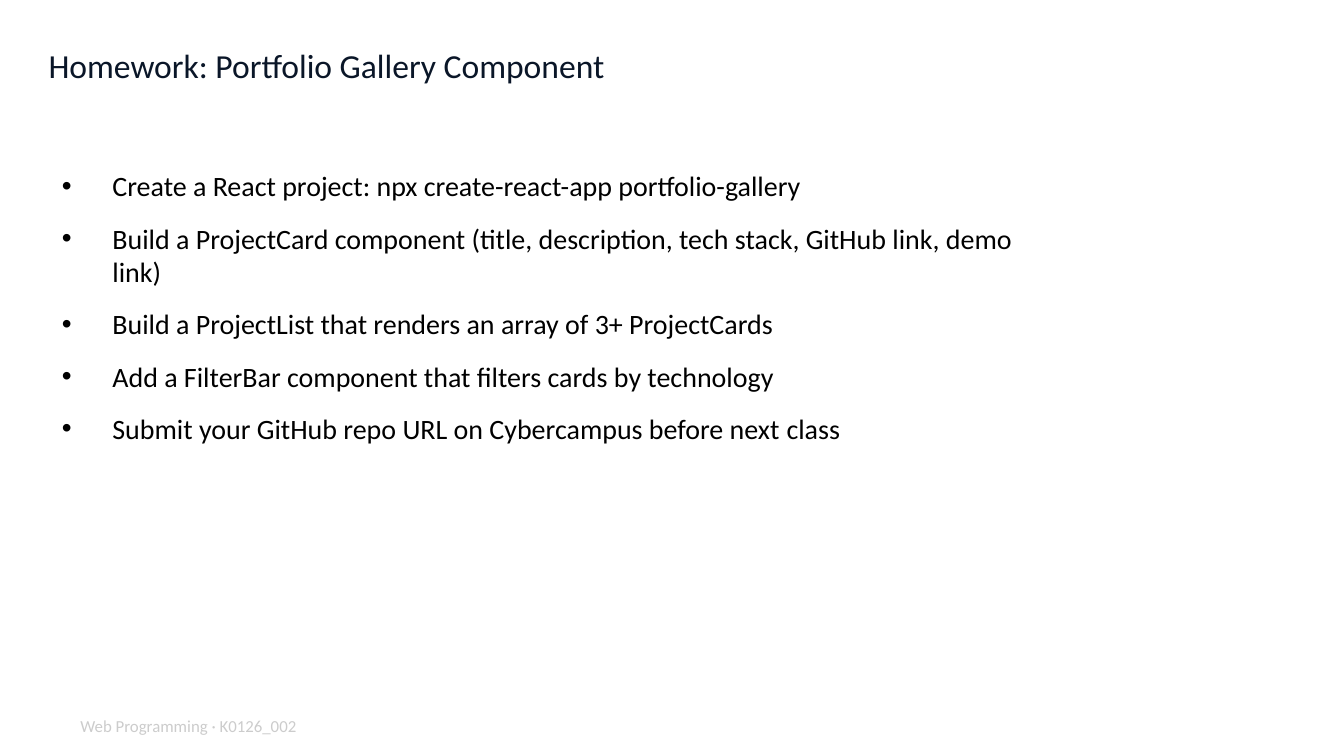
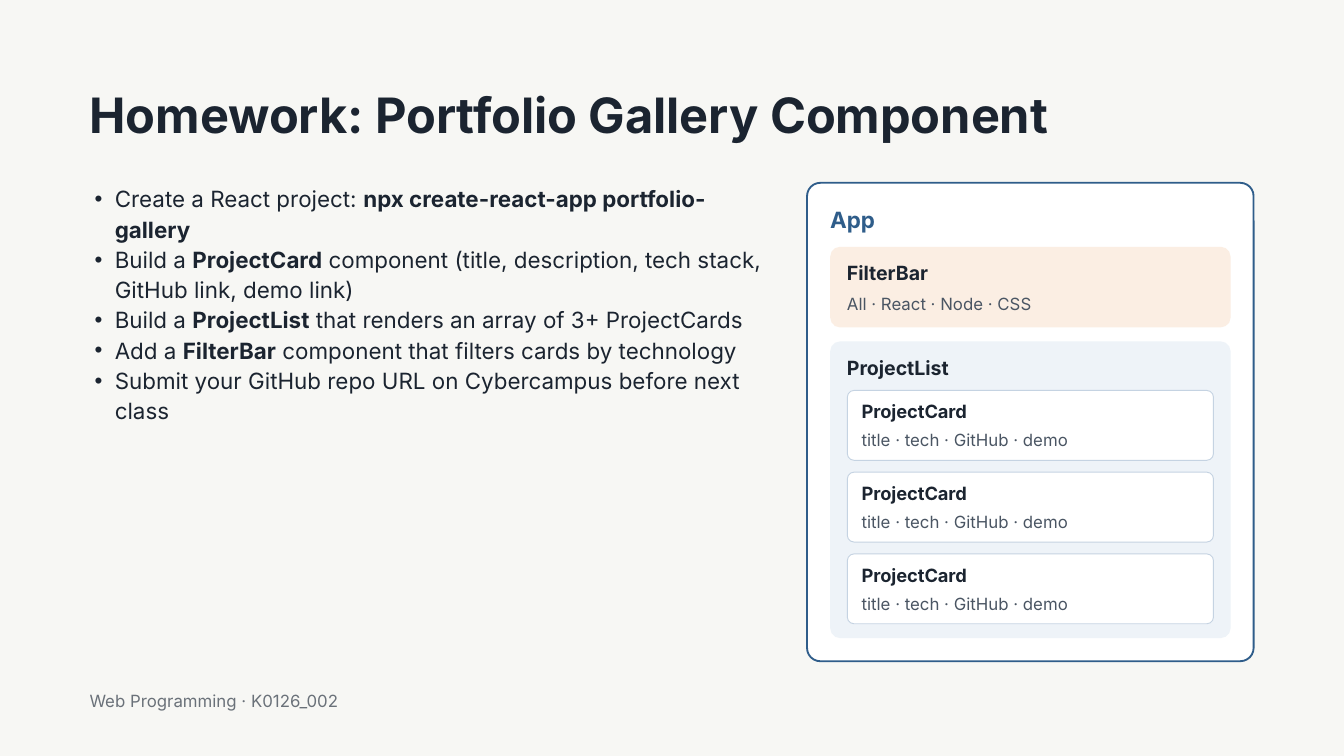
Before and after one commit to muxiddin19/WebPro, a slide deck: slide 20 of week10/WebPro_Week11_Fri_ReactProps_v1.pptx. Drawn at 1344x756 pixels with LibreOffice and Linux fonts; fonts in the diff are those of the drawing. Boxes give left, top, right and bottom in pixels: in the first picture for what was removed or moved away, otherwise in the second. Text is boxed around its words. In the diff, an @@ line names an element or a change of style, - is before the commit and + after.

```diff
--- a/week10/WebPro_Week11_Fri_ReactProps_v1.pptx
+++ b/week10/WebPro_Week11_Fri_ReactProps_v1.pptx
@@ background #FFFFFF to #F7F7F4 @@
@@ title "Homework: Portfolio Gallery Component": place and size @@
-title "Homework: Portfolio Gallery Component" at bbox=[49, 54, 605, 84]
+title "Homework: Portfolio Gallery Component" at bbox=[90, 95, 1048, 143]
@@ title "Homework: Portfolio Gallery Component" at bbox=[90, 95, 1048, 143]: size 18 to 26.1 pt, font Calibri to Inter, text colour #0A1628 to #1B2430, bold on; line spacing 1 to 28.7pt @@
@@ text "Create a React project: npx ...": place and size @@
-text "Create a React project: npx ..." at bbox=[112, 176, 1012, 444]
+text "Create a React project: npx ..." at bbox=[115, 190, 760, 394]
@@ text "Create a React project: npx ..." at bbox=[115, 190, 760, 394]: size 15 to 12 pt, font Calibri to Inter, text colour #000000 to #1B2430; bold on in "npx create-react-app portfolio-gallery", "ProjectCard", "ProjectList", "FilterBar"; indent changed; line spacing 1 to 16.2pt; less space between paragraphs @@
@@ rounded rectangle added at bbox=[808, 183, 1254, 661], fill #FFFFFF, outline #2F5D8A 1 pt @@
@@ text added at bbox=[830, 211, 875, 233], 12 pt, text #2F5D8A, bold @@
+App
@@ rounded rectangle added at bbox=[831, 247, 1231, 328], fill #FBEEE3 @@
@@ text added at bbox=[847, 265, 928, 280], 10.5 pt, text #1B2430, bold @@
+FilterBar
@@ text added at bbox=[847, 297, 1031, 310], 9 pt, text #4A5563 @@
+All · React · Node · CSS
@@ rounded rectangle added at bbox=[831, 341, 1231, 638], fill #EEF3F8 @@
@@ text added at bbox=[847, 360, 949, 379], 10.5 pt, text #1B2430, bold @@
+ProjectList
@@ rounded rectangle added at bbox=[847, 391, 1212, 461], fill #FFFFFF, outline #C5D3E2 0.5 pt @@
@@ text added at bbox=[862, 404, 967, 422], 9.8 pt, text #1B2430, bold @@
+ProjectCard
@@ text added at bbox=[862, 433, 1068, 446], 9 pt, text #4A5563 @@
+title · tech · GitHub · demo
@@ rounded rectangle added at bbox=[847, 472, 1212, 542], fill #FFFFFF, outline #C5D3E2 0.5 pt @@
@@ text added at bbox=[862, 486, 967, 504], 9.8 pt, text #1B2430, bold @@
+ProjectCard
@@ text added at bbox=[862, 515, 1068, 528], 9 pt, text #4A5563 @@
+title · tech · GitHub · demo
@@ rounded rectangle added at bbox=[847, 554, 1212, 624], fill #FFFFFF, outline #C5D3E2 0.5 pt @@
@@ text added at bbox=[862, 568, 967, 586], 9.8 pt, text #1B2430, bold @@
+ProjectCard
@@ text added at bbox=[862, 597, 1068, 610], 9 pt, text #4A5563 @@
+title · tech · GitHub · demo
@@ text added at bbox=[90, 694, 338, 711], 9 pt, text #6A7179 @@
+Web Programming · K0126_002
@@ text removed at bbox=[80, 721, 297, 735] @@
-Web Programming · K0126_002
```
Also in this commit, not shown: 17 other slides changed, 3 slides added, 3 slides removed, 2 other files.
